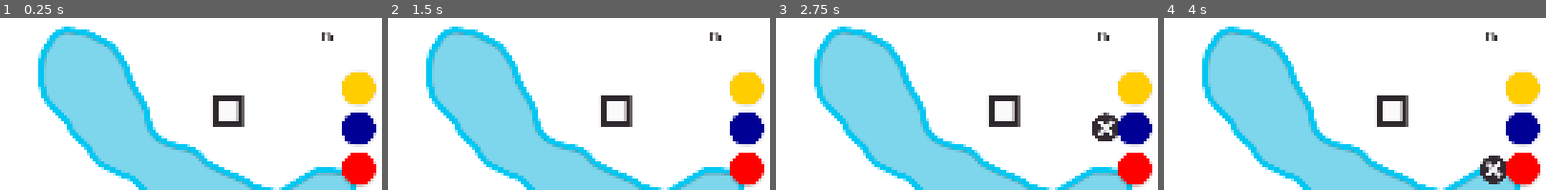
Above: before the commit, frames 1-4 (left to right).
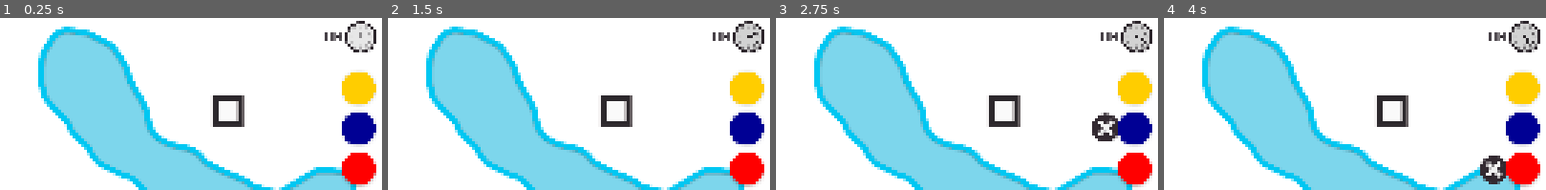
Above: after the commit, the same moments.

Repository: top-it-090304/Holding-Pattern
Game: Godot game, scene res://scene/Main.tscn
Same seed, same stepped clock (60 frames per second), same inputs: the game is played once before the commit and once after it.
Inputs (mouse positions are % of the whole screen's width and height, from its top left):
- Up to frame 1 (0.25 s): no input
- Up to frame 2 (1.5 s): click (97, 20) at 0.5 s; click (97, 21) at 1.25 s
- Up to frame 3 (2.75 s): click (97, 32) at 2 s
- Up to frame 4 (4 s): click (97, 44) at 2.75 s; click (93, 44) at 3.5 s
The pictures show only the part of the screen within x 50-100%, y 0-50%; the shares and areas given below are measured in that part.

The runs differ from the first frame. In frame 1, 0.9% of the frame differs, in the area x 84-99%, y 1-20%; in frame 2, 1.4%; in frame 3, 1.4%; in frame 4, 1.4%.

Commit message:
UI: Hours of progress day

Diff:
--- a/scene/Main.tscn
+++ b/scene/Main.tscn
@@ -22,6 +22,11 @@
 [ext_resource type="Script" uid="uid://d3pmmn6uqag7c" path="res://scripts/Big_plane_add.gd" id="17_8cuns"]
 [ext_resource type="Script" uid="uid://wwsk4j87ohel" path="res://scripts/Big_plane_count.gd" id="18_8cuns"]
 [ext_resource type="Texture2D" uid="uid://rl5b1huph76s" path="res://objects/Bonus_line.png" id="20_gjnlk"]
+[ext_resource type="Script" uid="uid://bsfmvdgi50hyw" path="res://scripts/Clock.gd" id="22_wosyn"]
+[ext_resource type="Texture2D" uid="uid://0ha25hwlwpxt" path="res://objects/Clock/Stroke.png" id="23_tgqhd"]
+[ext_resource type="Texture2D" uid="uid://bs2ppxd53lrw8" path="res://objects/Clock/Circle.png" id="24_puvaq"]
+[ext_resource type="Texture2D" uid="uid://deil82mhkcdr0" path="res://objects/Clock/Arrow.png" id="25_lcaa3"]
+[ext_resource type="Texture2D" uid="uid://cl6kwmwss60c8" path="res://objects/Clock/Riski.png" id="26_vq81u"]
 
 [sub_resource type="ButtonGroup" id="ButtonGroup_hr7lf"]
 allow_unpress = true
@@ -176,14 +181,15 @@
 
 [node name="WeekDay" type="Label" parent="UI" unique_id=1252068619]
 z_index = 11
-offset_left = 2211.0
-offset_top = 33.0
-offset_right = 2265.0
-offset_bottom = 94.0
+offset_left = 2217.0
+offset_top = 27.0
+offset_right = 2271.0
+offset_bottom = 88.0
 pivot_offset = Vector2(27, 30)
 theme_override_colors/font_color = Color(0.18039216, 0.15686275, 0.18039216, 1)
-theme_override_font_sizes/font_size = 36
+theme_override_font_sizes/font_size = 42
 script = ExtResource("7_1dr5g")
+metadata/_edit_lock_ = true
 
 [node name="ClearData" type="Button" parent="UI" unique_id=993499150]
 anchors_preset = -1
@@ -431,17 +437,16 @@
 [node name="Man" type="TextureRect" parent="UI/ScorePack" unique_id=1258659211]
 layout_mode = 1
 anchors_preset = -1
-anchor_left = -1.817
-anchor_top = -1.9580001
-anchor_right = -1.817
-anchor_bottom = -1.9580001
+anchor_left = -2.0256958
+anchor_top = -1.8843158
+anchor_right = -2.0256958
+anchor_bottom = -1.8843158
 offset_left = 561.95496
 offset_top = 191.01001
 offset_right = 660.95514
 offset_bottom = 290.01
 texture = ExtResource("10_3sxgj")
 expand_mode = 1
-metadata/_edit_use_anchors_ = true
 
 [node name="Score" type="RichTextLabel" parent="UI/ScorePack" unique_id=477554173]
 layout_mode = 0
@@ -456,6 +461,60 @@
 text = "0"
 metadata/_edit_use_anchors_ = true
 
+[node name="Clock" type="Control" parent="UI" unique_id=429091267]
+layout_mode = 3
+anchors_preset = 0
+offset_left = 2262.0
+offset_top = 6.0
+offset_right = 2383.0
+offset_bottom = 129.0
+pivot_offset = Vector2(118.605, 150.145)
+script = ExtResource("22_wosyn")
+metadata/_edit_lock_ = true
+
+[node name="Stroke" type="TextureRect" parent="UI/Clock" unique_id=1940797341]
+texture_filter = 4
+layout_mode = 0
+offset_left = 22.000015
+offset_top = 5.0
+offset_right = 131.00002
+offset_bottom = 114.0
+scale = Vector2(0.91999996, 0.91999996)
+texture = ExtResource("23_tgqhd")
+expand_mode = 1
+
+[node name="Circle" type="TextureRect" parent="UI/Clock" unique_id=653519266]
+texture_filter = 4
+layout_mode = 0
+offset_left = 28.500015
+offset_top = 12.0
+offset_right = 122.500015
+offset_bottom = 106.0
+scale = Vector2(0.91999996, 0.91999996)
+texture = ExtResource("24_puvaq")
+
+[node name="Arrow" type="TextureRect" parent="UI/Clock" unique_id=1894917565]
+texture_filter = 4
+layout_mode = 0
+offset_left = 67.770004
+offset_top = 31.985
+offset_right = 74.979996
+offset_bottom = 59.994965
+scale = Vector2(0.91999996, 0.91999996)
+pivot_offset = Vector2(3.805, 24.055)
+texture = ExtResource("25_lcaa3")
+expand_mode = 1
+
+[node name="Riski" type="TextureRect" parent="UI/Clock" unique_id=2024521355]
+texture_filter = 4
+layout_mode = 0
+offset_left = 34.000015
+offset_top = 16.0
+offset_right = 121.000015
+offset_bottom = 103.0
+scale = Vector2(0.91999996, 0.91999996)
+texture = ExtResource("26_vq81u")
+
 [node name="BonusPlane" type="CanvasGroup" parent="UI" unique_id=51213119]
 process_mode = 2
 visible = false
@@ -540,6 +599,7 @@
 text = "Большой самолёт. Вмещает 8 пассажиров"
 
 [node name="AirportSpawn" type="Node2D" parent="." unique_id=2036406742]
+metadata/_edit_lock_ = true
 
 [node name="Zone0" type="Node2D" parent="AirportSpawn" unique_id=662884658]
 
--- /dev/null
+++ b/scripts/Clock.gd
@@ -0,0 +1,32 @@
+extends Control
+
+@onready var arrow = $Arrow
+@onready var circle = $Circle
+@onready var riski = $Riski
+@onready var day_label = $UI/WeekDay
+
+var day_time: float = 10.0
+var current_time: float = 0.0
+
+var night_bg = Color(0.18, 0.157, 0.18, 1.0)
+var night_el = Color(0.647, 0.647, 0.647, 1.0)
+var day_bg = Color(0.822, 0.822, 0.822, 1.0)
+var day_el = Color(0.165, 0.149, 0.165, 1.0)
+
+func _process(delta: float):
+	current_time += delta
+	if current_time >= day_time:
+		current_time = 0.0
+
+	var rotation_pct = current_time / day_time
+	arrow.rotation_degrees = rotation_pct * 360.0
+
+	if rotation_pct > 0.5:
+		_transition_clock_theme(night_bg, night_el, delta)
+	else:
+		_transition_clock_theme(day_bg, day_el, delta)
+
+func _transition_clock_theme(target_bg: Color, target_elements: Color, delta: float):
+	circle.modulate = circle.modulate.lerp(target_bg, delta * 3.0)
+	riski.modulate = riski.modulate.lerp(target_elements, delta * 3.0)
+	arrow.modulate = arrow.modulate.lerp(target_elements, delta * 3.0)
Binary file added: objects/Clock/Arrow.png
Not shown, added: objects/Clock/Arrow.png.import
Binary file added: objects/Clock/Circle.png
Not shown, added: objects/Clock/Circle.png.import
Binary file added: objects/Clock/Riski.png
Not shown, added: objects/Clock/Riski.png.import
Binary file added: objects/Clock/Stroke.png
Not shown, added: objects/Clock/Stroke.png.import
Binary file added: objects/Clock/Без имени-1.png
Not shown, added: objects/Clock/Без имени-1.png.import
Binary file added: objects/arrow.png
Not shown, added: objects/arrow.png.import
(and 1 more such lines)
